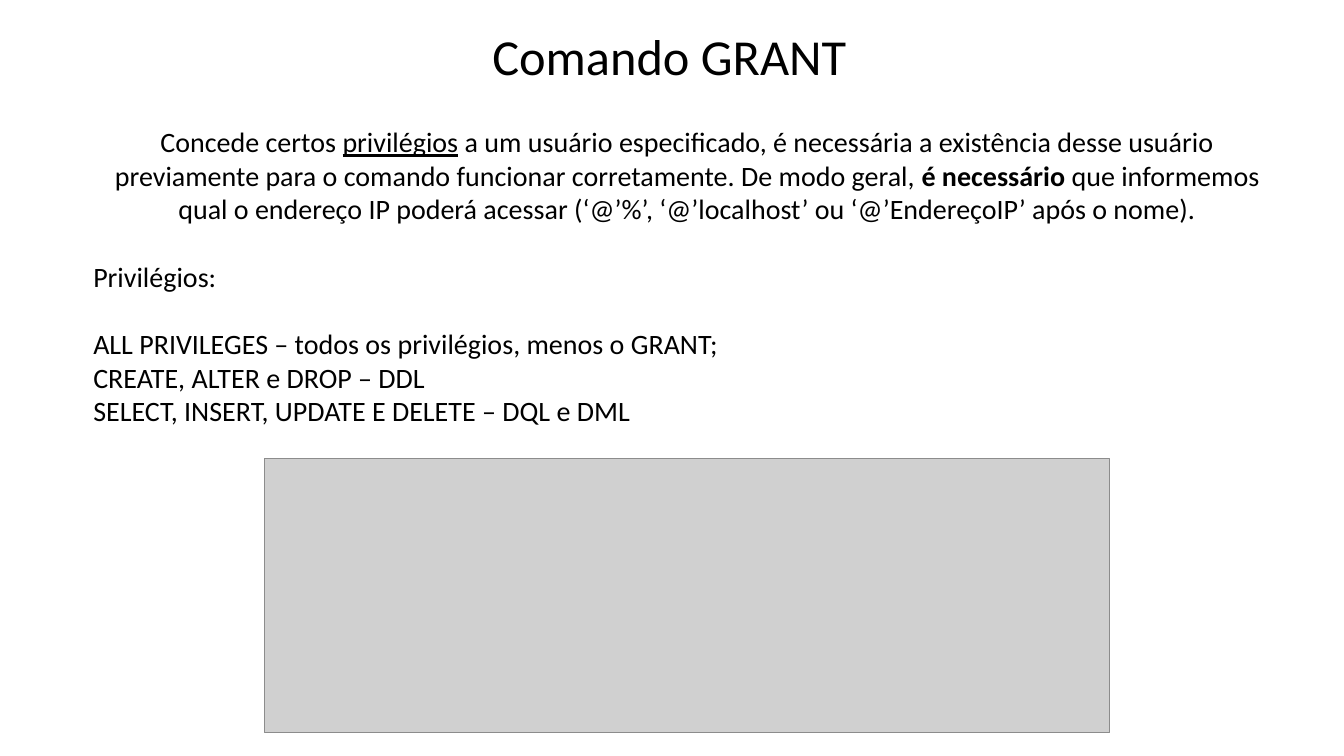
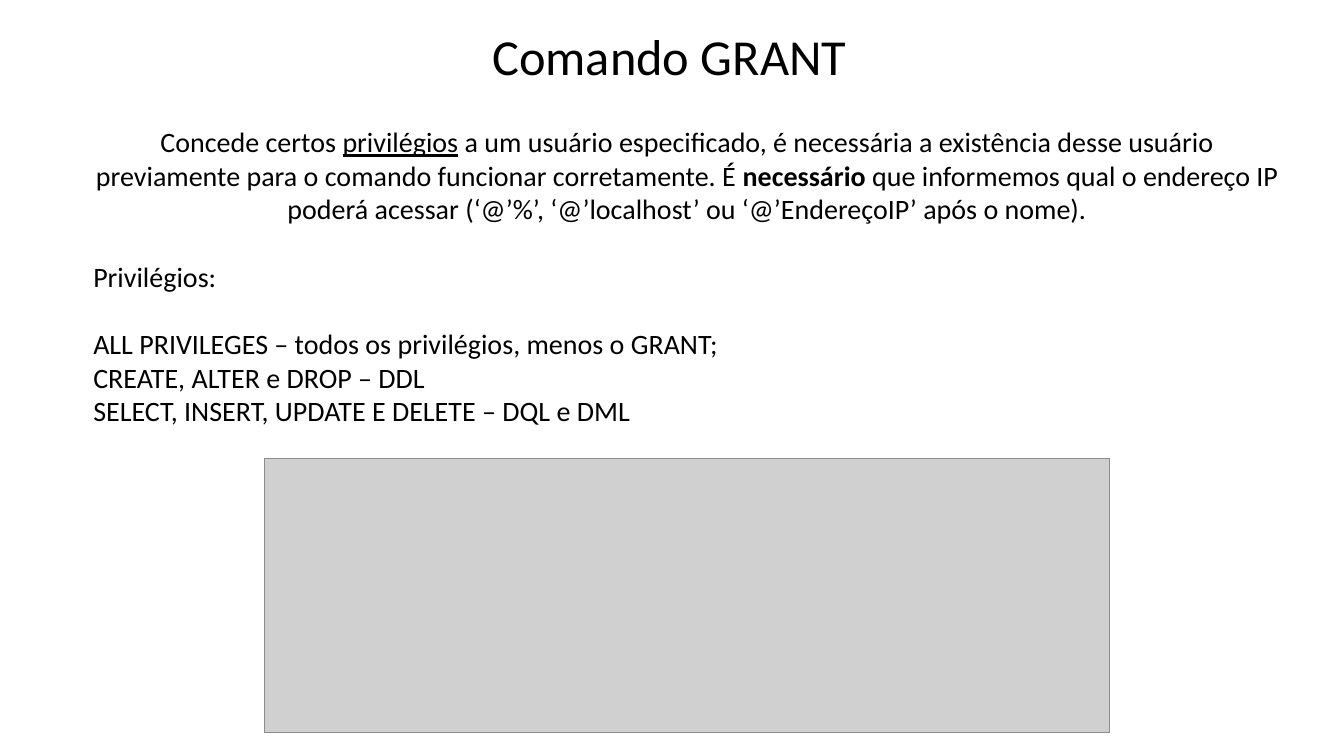
Before and after one commit to Felipe-Tagawa/C07-Monitoria, a slide deck: slide 5 of Aula 06/ComandosDCL.pptx. Drawn at 1344x756 pixels with LibreOffice and Linux fonts; fonts in the diff are those of the drawing; grey boxes stand for pictures; background and template pictures are left out. Boxes give left, top, right and bottom in pixels: in the first picture for what was removed or moved away, otherwise in the second. Text is boxed around its words. In the diff, an @@ line names an element or a change of style, - is before the commit and + after.

```diff
--- a/Aula 06/ComandosDCL.pptx
+++ b/Aula 06/ComandosDCL.pptx
@@ text at (96,132,1277,224): text changed @@
-Concede certos privilégios a um usuário especificado, é necessária a existência desse usuário previamente para o comando funcionar corretamente. De modo geral, é necessário que informemos qual o endereço IP poderá acessar (‘@’%’, ‘@’localhost’ ou ‘@’EndereçoIP’ após o nome).
+Concede certos privilégios a um usuário especificado, é necessária a existência desse usuário previamente para o comando funcionar corretamente. É necessário que informemos qual o endereço IP poderá acessar (‘@’%’, ‘@’localhost’ ou ‘@’EndereçoIP’ após o nome).
```
Also in this commit, not shown: 1 other slide changed, 2 other files.
